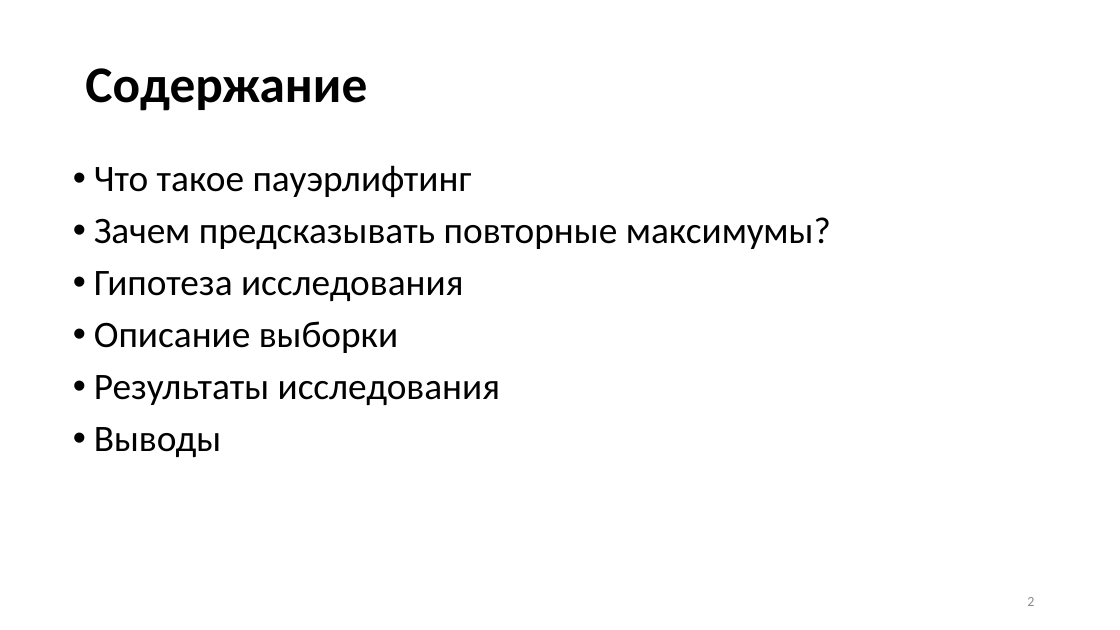
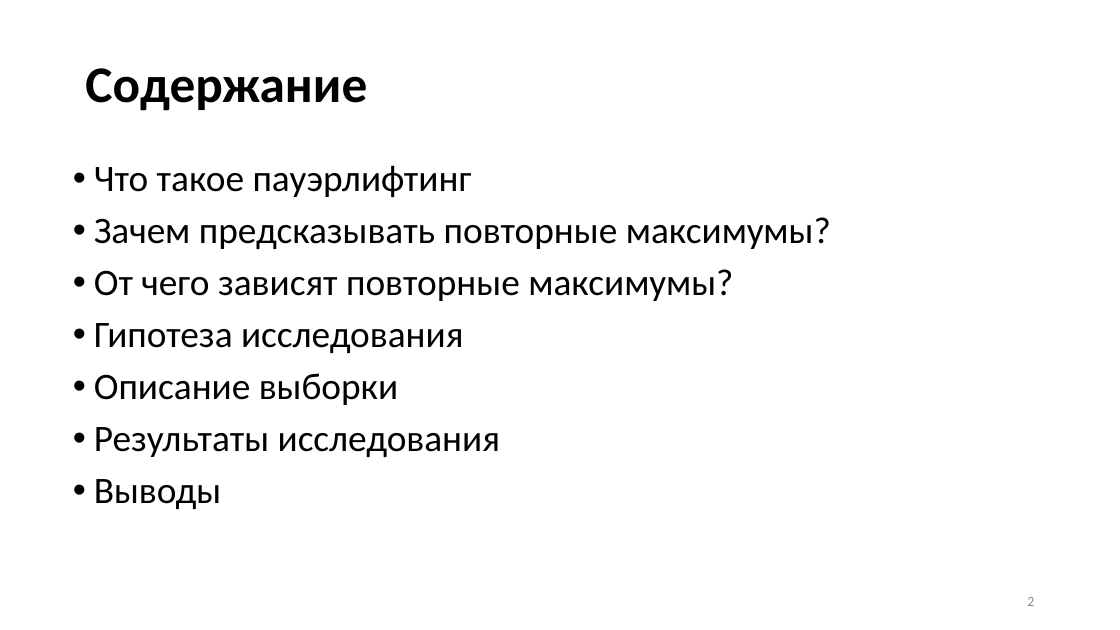
Before and after one commit to PasaOpasen/6-course-tasks, a slide deck: slide 2 of Дисер/презентация/Регрессионные модели для определения повторного максимума в пауэрлифтинге. Пасько.pptx. Drawn at 1120x630 pixels with LibreOffice and Linux fonts; fonts in the diff are those of the drawing. Boxes give left, top, right and bottom in pixels: in the first picture for what was removed or moved away, otherwise in the second. Text is boxed around its words. In the diff, an @@ line names an element or a change of style, - is before the commit and + after.

```diff
--- a/Дисер/презентация/Регрессионные модели для определения повторного максимума в пауэрлифтинге. Пасько.pptx
+++ b/Дисер/презентация/Регрессионные модели для определения повторного максимума в пауэрлифтинге. Пасько.pptx
@@ text at bbox=[94, 269, 733, 301]: paragraph added @@
+• От чего зависят повторные максимумы?
```
Also in this commit, not shown: 6 other slides changed, 1 slide added, 2 other files.
